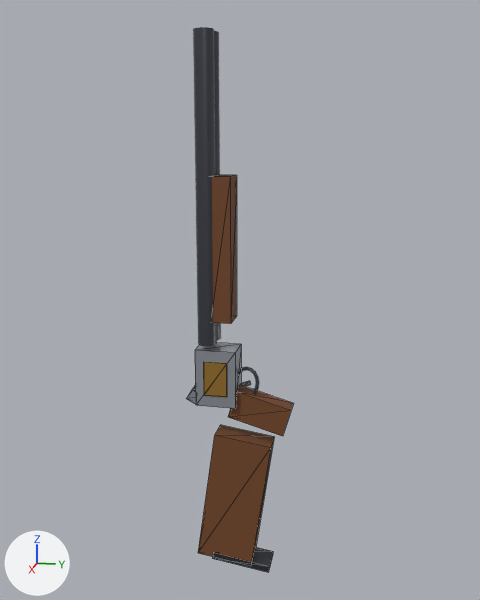
Two versions of the glTF model assets/models/weapons/double_shotgun.glb, one commit apart.
One viewpoint serves both versions: a camera (50 mm lens) standing at (1.065, 0.181, 0.451) and looking at (-0.008, -0.034, 0.183). Lighting does not change. The marker at lower left points along +X, +Y and +Z. The older version comes first. Mesh edges are drawn as thin lines on the coarser meshes. Where no turn or scale is listed for an object, it has been applied to the vertices. Vertices at exactly the same position are counted once.

The scene before the commit, as lines of its bpy script (objects in view):
```python
me_doubleshotgun_darksteel = bpy.data.meshes.new('DoubleShotgun_Darksteel')
me_doubleshotgun_darksteel.from_pydata(...)  # 8 vertices, 12 faces; spans x -0.0235..0.0235, y -0.0788..0.0268, z -0.3132..-0.2868
me_doubleshotgun_darksteel.materials.append(mat_darksteel)  # dark grey #42454c
me_doubleshotgun_steel = bpy.data.meshes.new('DoubleShotgun_Steel')
me_doubleshotgun_steel.from_pydata(...)  # 32 vertices, 48 faces; spans x -0.025..0.025, y -0.1245..-0.0135, z -0.0042..0.1
me_doubleshotgun_steel.materials.append(mat_steel)  # light grey #b8bdc7
me_doubleshotgun_wood = bpy.data.meshes.new('DoubleShotgun_Wood')
me_doubleshotgun_wood.from_pydata(...)  # 24 vertices, 36 faces; spans x -0.025..0.025, y -0.106..0.06, z -0.306..0.39
me_doubleshotgun_wood.materials.append(mat_wood)  # brown #734524
ob_doubleshotgun_darksteel = bpy.data.objects.new('DoubleShotgun_Darksteel', me_doubleshotgun_darksteel)
ob_doubleshotgun_darksteel.location = (0.0, 0.0, 0.0)
ob_doubleshotgun_steel = bpy.data.objects.new('DoubleShotgun_Steel', me_doubleshotgun_steel)
ob_doubleshotgun_steel.location = (0.0, 0.0, 0.0)
ob_doubleshotgun_wood = bpy.data.objects.new('DoubleShotgun_Wood', me_doubleshotgun_wood)
ob_doubleshotgun_wood.location = (0.0, 0.0, 0.0)
# also in view: 'DoubleShotgun_Brass' at (0.0, -0.07, 0.05); 'DoubleShotgun_Gunmetal' at (0.0, -0.051, 0.311)
```
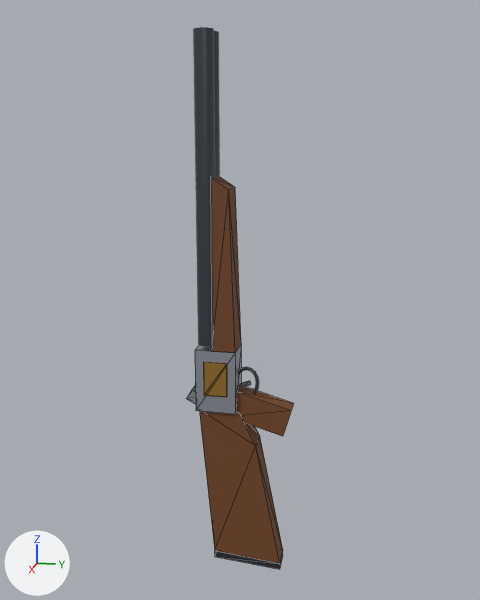
Location of each change, [x1, y1, x2, y2] in pixels of the pictures (480 x 600 px; the box of a moved part takes in the faces that stretch with it):
'DoubleShotgun_Wood', reshaped: before [198, 175, 294, 562]; after [199, 176, 294, 563]
'DoubleShotgun_Darksteel', reshaped: before [212, 547, 273, 572]; after [214, 551, 283, 569]
part 2 of me_doubleshotgun_wood, moved or reshaped: before [212, 175, 237, 324]; after [212, 176, 241, 353]
part 3 of me_doubleshotgun_wood, moved or reshaped: before [198, 425, 274, 562]; after [199, 411, 283, 563]

Patch to the scene script:
```diff
--- a/assets/models/weapons/double_shotgun.glb.py
+++ b/assets/models/weapons/double_shotgun.glb.py
@@ me_doubleshotgun_darksteel @@
 # used by ob_doubleshotgun_darksteel; location = (0.0, 0.0, 0.0)
-me_doubleshotgun_darksteel.from_pydata(...)  # 8 vertices, 12 faces; spans x -0.0235..0.0235, y -0.0788..0.0268, z -0.3132..-0.2868
+me_doubleshotgun_darksteel.from_pydata(...)  # 8 vertices, 12 faces; spans x -0.022..0.022, y -0.075..0.045, z -0.305..-0.283
+# me_doubleshotgun_darksteel part 1: the whole mesh is rebuilt
 me_doubleshotgun_darksteel.materials.append(mat_darksteel)
@@ me_doubleshotgun_wood @@
 # used by ob_doubleshotgun_wood; location = (0.0, 0.0, 0.0)
-me_doubleshotgun_wood.from_pydata(...)  # 24 vertices, 36 faces; spans x -0.025..0.025, y -0.106..0.06, z -0.306..0.39
+me_doubleshotgun_wood.from_pydata(...)  # 26 vertices, 40 faces; spans x -0.025..0.025, y -0.1..0.06, z -0.293..0.39
+# me_doubleshotgun_wood part 2
+# 3 vertices are removed from x -0.025..0.025, y -0.078, z 0.15..0.39
+# 12 faces are deleted
+# 5 vertices move from x -0.025..0.025, y -0.078..-0.042, z 0.15..0.39 to x -0.025..0.025, y -0.075..-0.045, z 0.1..0.39
+# 3 vertices are added at (-0.025, -0.035, 0.1), (0.025, -0.035, 0.1), (0.025, -0.045, 0.37)
+# 12 new faces join them
+# me_doubleshotgun_wood part 3
+# 7 vertices are removed from x -0.023..0.023, y -0.106..0.026, z -0.306..-0.054
+# 12 faces are deleted
+# 1 vertex moves from x -0.023, y 0.026, z -0.068 to x -0.021, y -0.1, z -0.008
+# 4 vertices are added at (-0.021, -0.075, -0.283), (-0.021, 0.045, -0.293), (-0.021, 0.0, -0.068), (-0.021, -0.03, -0.008)
+# 5 new vertices lie (0.042, 0.0, 0.0) away from vertices in x -0.023..-0.021, y -0.075..0.045, z -0.293..-0.008
+# 16 new faces join them
 me_doubleshotgun_wood.materials.append(mat_wood)
```
